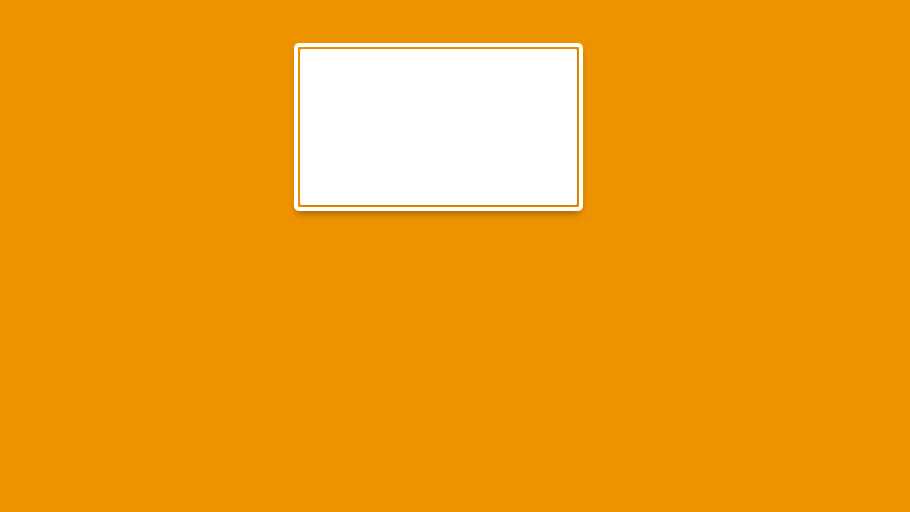
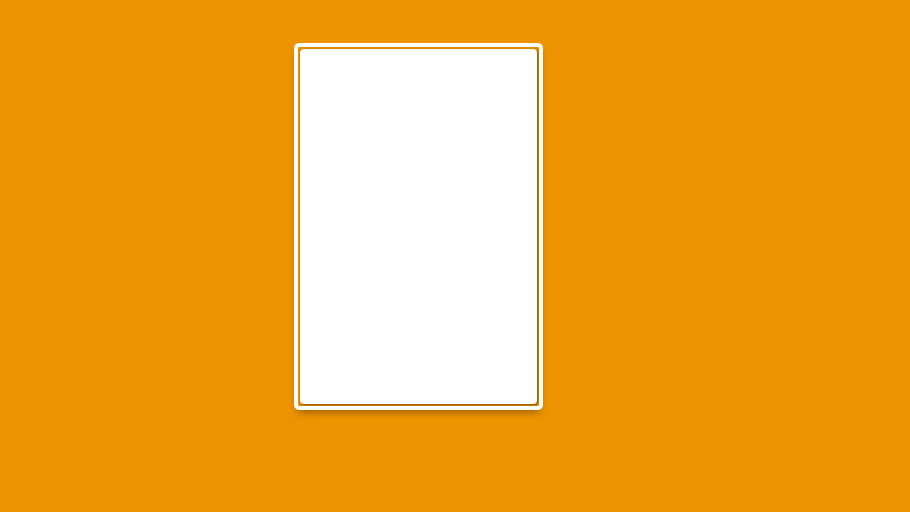
The second w=910, h=512 image is a revision of the first. Changes to its layers:
hid group "button" (3 layers) over [298, 46, 580, 208]
showed group "poster db" (3 layers) over [297, 47, 540, 407]
showed "poster_focus Kopie" (3rd of 5, in "poster db"), painted on it over [297, 47, 540, 407]
showed "poster mask" (3rd of 5, in "poster db"), painted on it over [300, 49, 537, 404]
showed "poster_focus" (3rd of 5, in "poster db"), painted on it over [300, 49, 537, 404]
